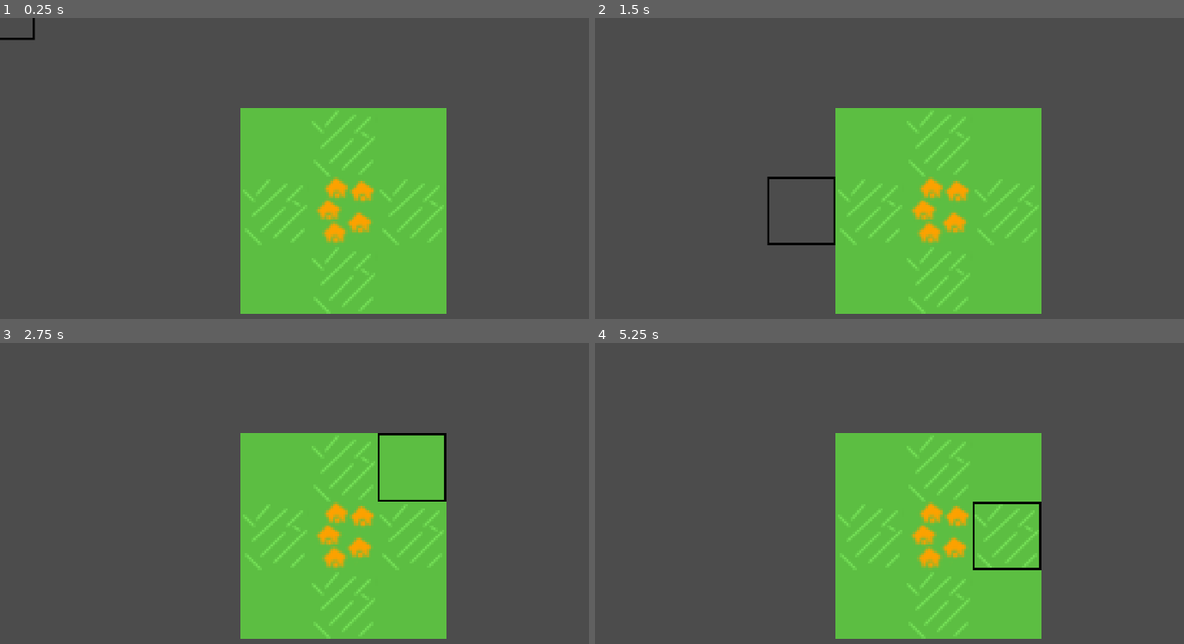
Above: before the commit, frames 1-4 (two rows, left to right).
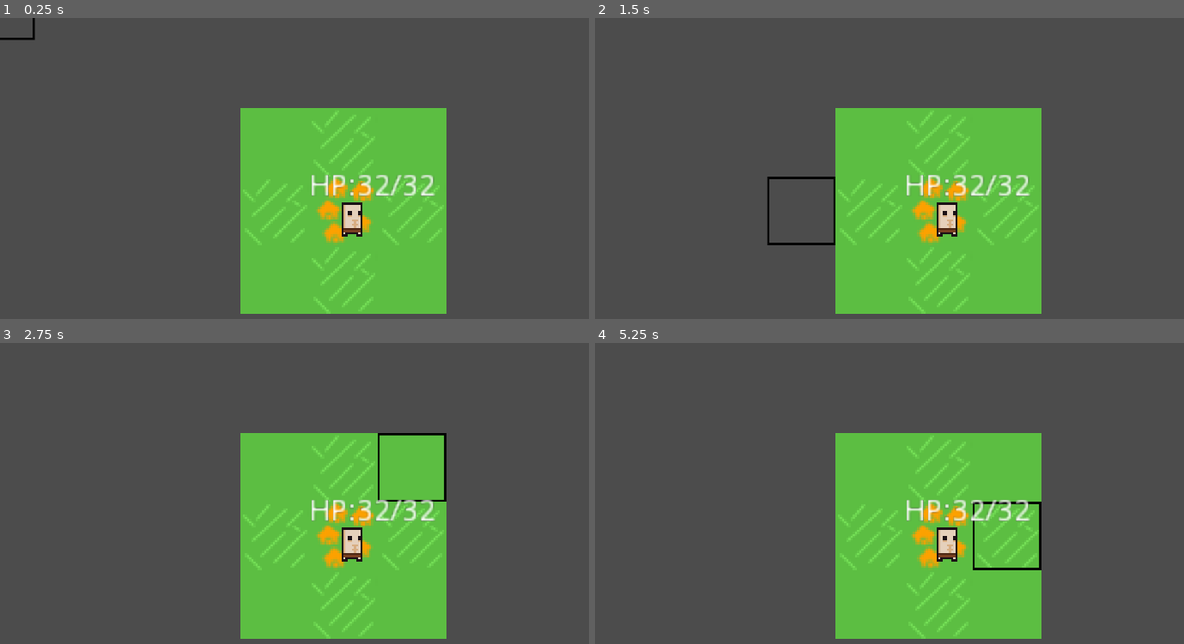
Above: after the commit, the same moments.

Repository: LLBlumire/ldjam46
Game: Godot game, scene res://src/World/World.tscn
Same seed, same stepped clock (60 frames per second), same inputs: the game is played once before the commit and once after it.
Inputs (mouse positions are in pixels of both pictures, inside the frame that each line leads up to):
- Up to frame 1 (0.25 s): no input
- Up to frame 2 (1.5 s): tap Enter at 0.5 s; move the mouse to (1089, 192) at 0.52 s; tap Space at 1.25 s; move the mouse to (801, 231) at 1.27 s
- Up to frame 3 (2.75 s): tap Enter at 2 s; move the mouse to (412, 451) at 2.02 s
- Up to frame 4 (5.25 s): tap Space at 2.75, 4.25 s; move the mouse to (901, 613) at 2.77 s; tap Enter at 3.5 s; move the mouse to (1142, 592) at 3.52 s; move the mouse to (730, 478) at 4.27 s; move the mouse to (971, 535) at 5.02 s

The runs differ from the first frame. In frame 1, 1.0% of the frame differs, in the area x 52-74%, y 52-73%; in frame 2, 1.0%; in frame 3, 1.0%; in frame 4, 1.1%.
Error after the commit: Attempt to call function 'map_to_world' in base 'null instance' on a null instance. (res://src/World/World.gd:10)

Commit message:
Auto stash before rebase of "origin/master"

Diff:
--- a/src/World/World.gd
+++ b/src/World/World.gd
@@ -8,6 +8,5 @@
 	world_tile_map = get_tree().get_root().get_node("World/WorldMap/WorldTileMap")
 	print("HEllo, World")
 	print(world_tile_map.map_to_world(Vector2(3, -1)))
-
 func _process(delta):
 	pass
--- a/src/World/World.tscn
+++ b/src/World/World.tscn
@@ -1,6 +1,7 @@
-[gd_scene load_steps=3 format=2]
+[gd_scene load_steps=4 format=2]
 
 [ext_resource path="res://src/World/World.gd" type="Script" id=1]
+[ext_resource path="res://src/Adventurers/Adventurers.tscn" type="PackedScene" id=2]
 [ext_resource path="res://src/WorldMap/WorldMap.tscn" type="PackedScene" id=3]
 
 [node name="World" type="Node2D"]
@@ -11,4 +12,6 @@
 current = true
 zoom = Vector2( 0.167, 0.167 )
 
-[node name="WorldMap" parent="." instance=ExtResource( 3 )]
+[node name="World" parent="." instance=ExtResource( 3 )]
+
+[node name="Adventurers" parent="." instance=ExtResource( 2 )]
